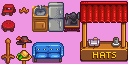
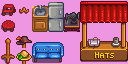
Layered file, before and after one edit (128x64). Changes by layer:
added layer "hats_en" above "blank" over [left=94, top=52, right=114, bottom=59]
painted on "tiles" over [left=92, top=52, right=116, bottom=59]
